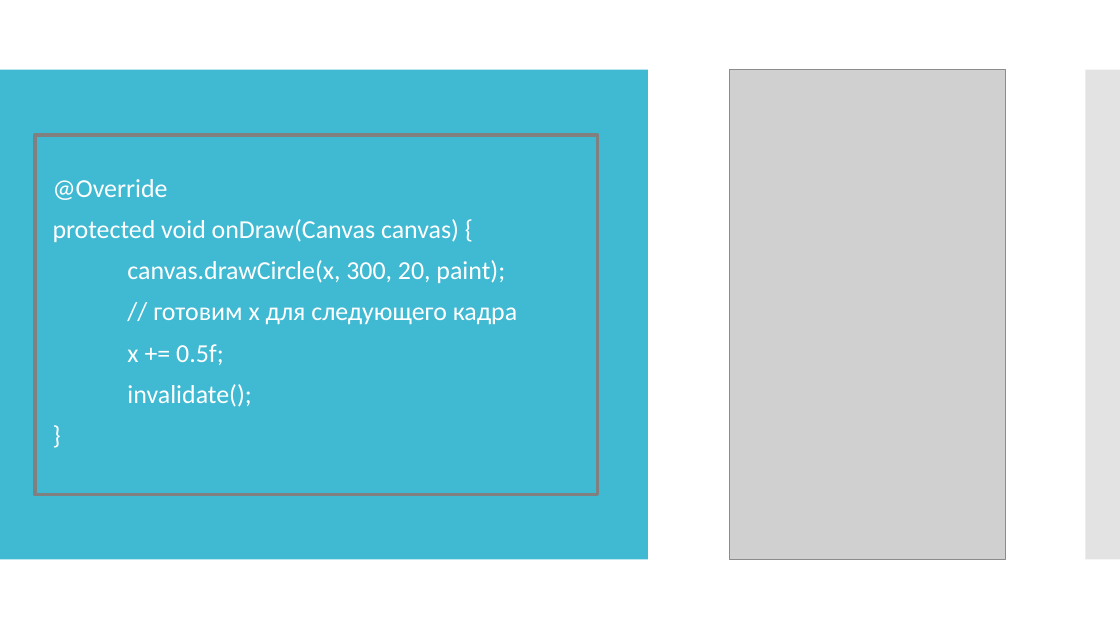
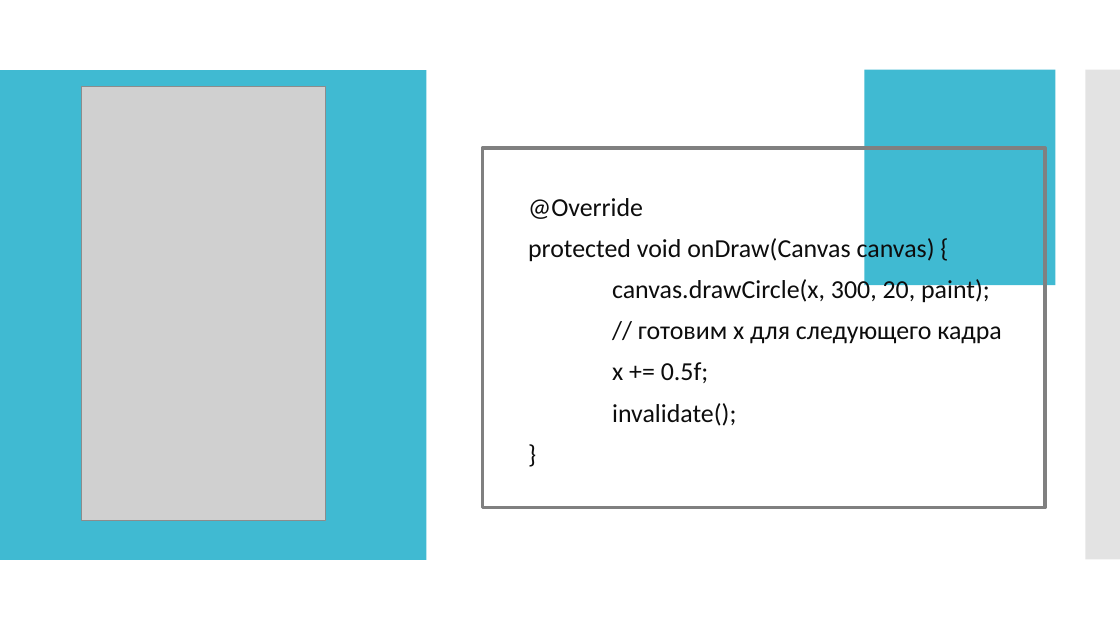
Before and after one commit to IriEfremova/LessonsCube, a slide deck: slide 15 of Samsung/Lesson6/Циклы в Java.pptx (slide 13 before the commit). Drawn at 1120x630 pixels with LibreOffice and Linux fonts; fonts in the diff are those of the drawing; grey boxes stand for pictures. Boxes give left, top, right and bottom in pixels: in the first picture for what was removed or moved away, otherwise in the second. Text is boxed around its words. In the diff, an @@ line names an element or a change of style, - is before the commit and + after.

```diff
--- a/Samsung/Lesson6/Циклы в Java.pptx
+++ b/Samsung/Lesson6/Циклы в Java.pptx
@@ rectangle: place and size @@
-rectangle at bbox=[0, 70, 317, 560]
+rectangle at bbox=[0, 70, 427, 560]
@@ rectangle removed at bbox=[0, 70, 648, 560] @@
@@ picture: place and size @@
-picture at bbox=[730, 70, 1006, 560]
+picture at bbox=[82, 87, 326, 521]
@@ rectangle added at bbox=[865, 70, 1055, 285], fill #40BAD2 @@
@@ rectangle: place and size @@
-rectangle at bbox=[35, 135, 598, 495]
+rectangle at bbox=[482, 148, 1045, 507]
@@ text "@Override": place and size @@
-text "@Override" at bbox=[53, 179, 517, 407]
+text "@Override" at bbox=[528, 198, 1001, 426]
@@ text "@Override" at bbox=[528, 198, 1001, 426]: text colour #FFFFFF to #0D0D0D; bullet • to none @@
```
Also in this commit, not shown: 3 other slides changed, 3 slides added, 1 slide removed, 3 other files.
